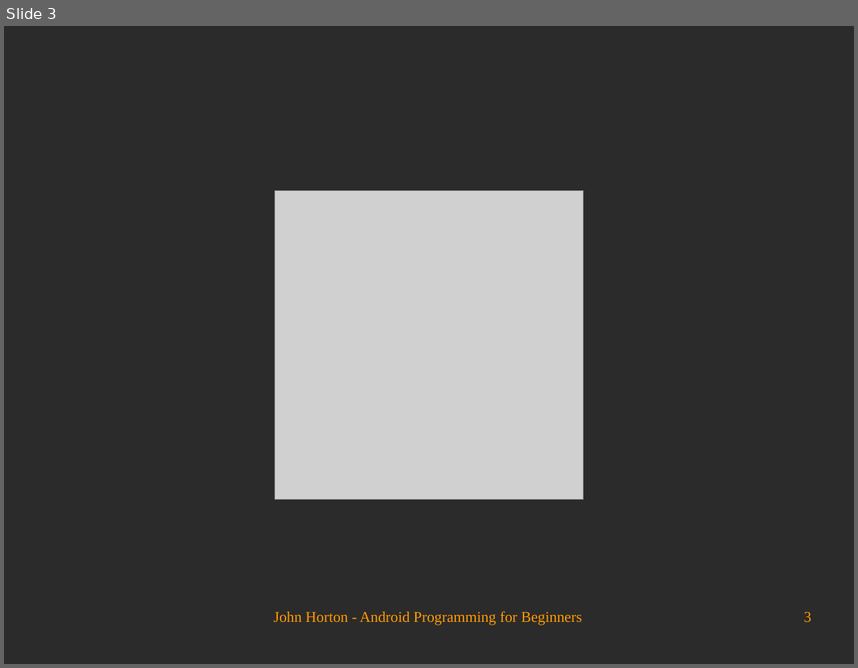
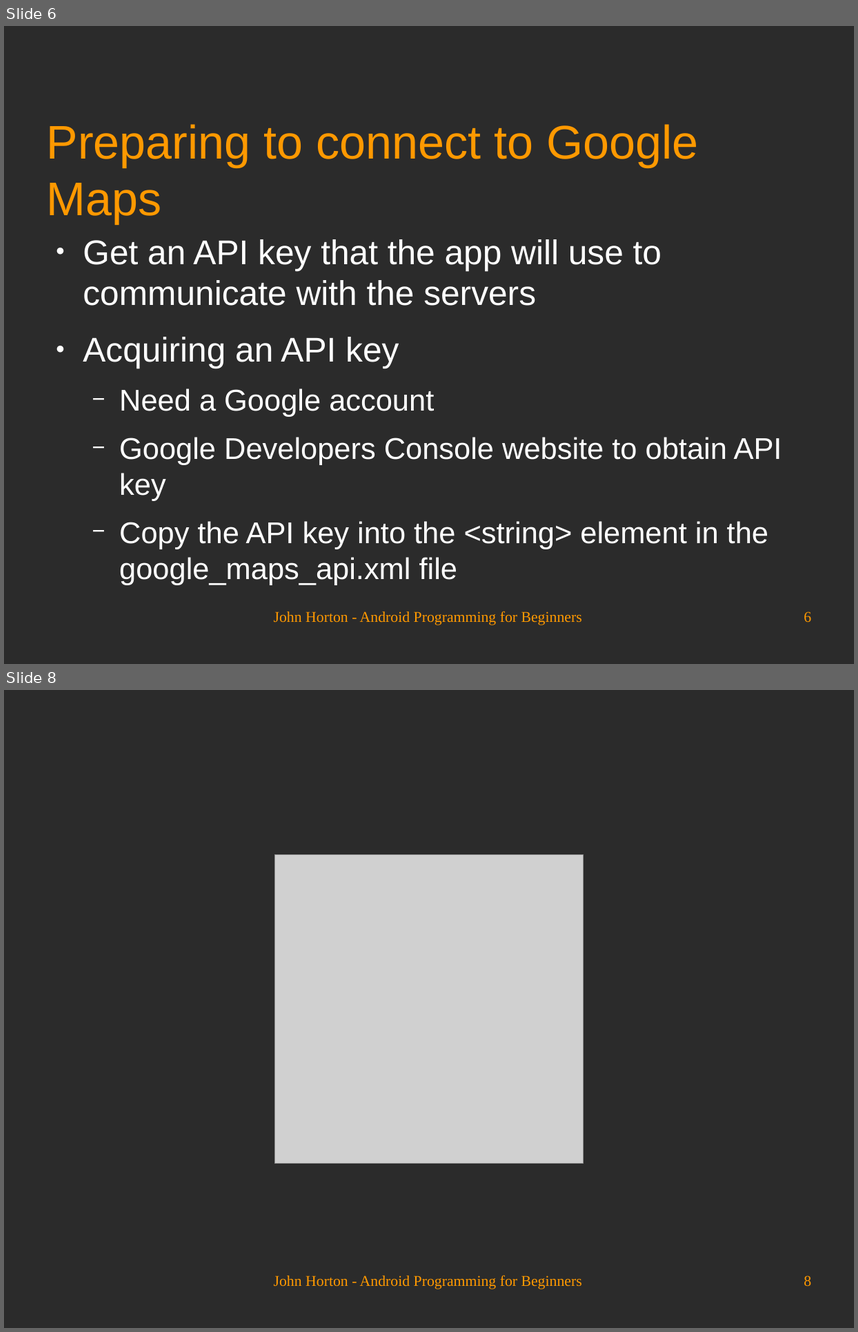
Before and after one commit to Academy-Soft-Intellect/Android-Programming-for-Beginners, a slide deck: 25_Integrating_Google_Maps_and_GPS_Locations.odp. Shown one above the other, each under a label of ours: slide 3 before the commit, slides 6 and 8 after it; the slides between them are not shown. The pictures are 858x668 and 858x1332 pixels, drawn with LibreOffice and Linux fonts; fonts in the diff are those of the drawing; grey boxes stand for pictures; background and template pictures are left out; a plain dark background stands for a picture behind light text. Boxes give left, top, right and bottom in pixels: in the first picture for what was removed or moved away, otherwise in the second. Text is boxed around its words. In the diff, an @@ line names an element or a change of style, - is before the commit and + after.

```diff
--- a/25_Integrating_Google_Maps_and_GPS_Locations.odp
+++ b/25_Integrating_Google_Maps_and_GPS_Locations.odp
@@ slide 6 added at <box>4,26,854,664</box>, background picture (left out) @@
@@ title added at <box>47,124,698,224</box>, 44 pt, text #FF9900 @@
+Preparing to connect to Google Maps
@@ text added at <box>83,239,782,585</box>, 28 pt, text #FFFFFF @@
+● Get an API key that the app will use to communicate with the servers
+● Acquiring an API key
+  − Need a Google account
+  − Google Developers Console website to obtain API key
+  − Copy the API key into the <string> element in the google_maps_api.xml file
@@ text added at <box>274,610,582,625</box>, 14 pt, text #FF9900 @@
+John Horton - Android Programming for Beginners
@@ page number added at <box>804,611,811,621</box>, 14 pt, text #FF9900 @@
+6
@@ what was slide 3 is now slide 8 @@
@@ page number at <box>804,1275,811,1286</box>: text changed @@
-3
+8
```
Also in this commit, not shown: 2 slides changed, 4 other slides added.
